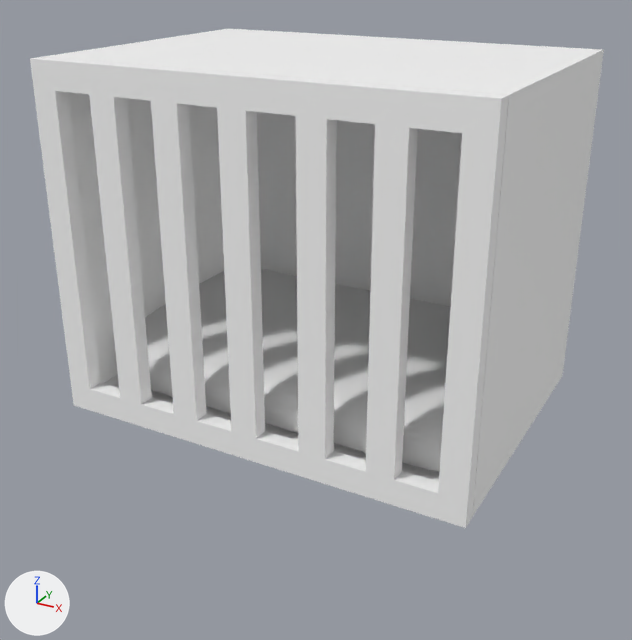
What one commit did to the FBX model 3D modellen/binnenhuis/Bench.fbx.
Both versions are drawn from a camera (50 mm lens) standing at (0.733, -1.114, 0.836) and looking at (0.053, 0.121, 0.218). The lights are fixed; the arrows at lower left show +X, +Y and +Z. Where no turn or scale is listed for an object, it has been applied to the vertices.

Objects in the first picture: 'Bench_2', 'Deur', 'Kussen'.
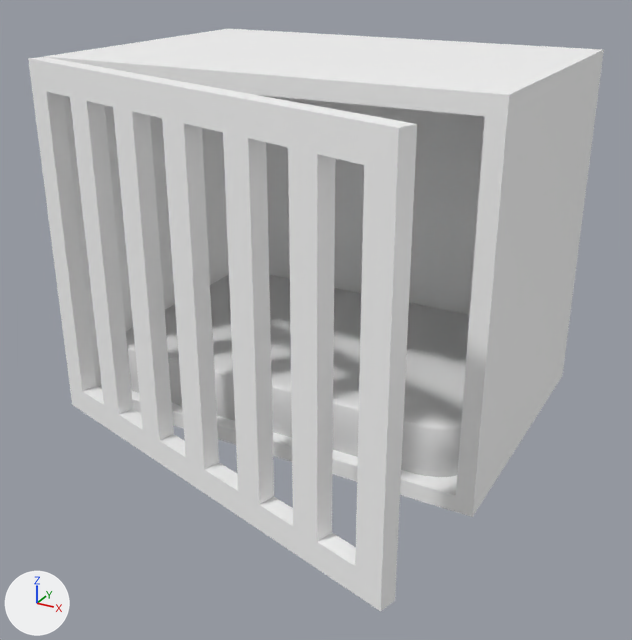
Commit message: bench test

ob_bench is not drawn itself; it is the parent of ob_kussen.

Where the newer file only moved an object's origin or applied its transform, the numbers keep the older frame.

Scene script edits in JSON lines:
```json
{"block": "me_mesh", "where": "# used by ob_kussen; parent = ob_bench; location = (0.0, 8.702, -25.84)"}
{"op": "remove", "block": "me_mesh", "code": "me_mesh.from_pydata(...)  # 2050 vertices, 2048 faces; spans x -35.8..35.8, y -5.7..5.7, z -23.2..23.2"}
{"op": "add", "block": "me_mesh", "code": "me_mesh.from_pydata(...)  # 248 vertices, 266 faces; spans x -100.0..100.0, y -100.0..100.0, z -100.0..100.0"}
{"block": "me_mesh", "change": "me_mesh part 1: 2050 vertices removed from x -35.8..35.8, y -5.7..5.7, z -23.2..23.2; 248 vertices added at x -100.0..100.0, y -100.0..100.0, z -100.0..100.0"}
{"block": "me_mesh_002", "where": "me_mesh_002.from_pydata(...)  # 56 vertices, 46 faces; spans x -0.4..0.4, y -0.015..0.015, z -0.325..0.325"}
{"block": "me_mesh_002", "where": "# used by ob_deur; location = (0.0, -0.017, 0.325)"}
{"block": "me_mesh_002", "change": "me_mesh_002 part 2: the whole mesh is turned -16.6 degrees about the z axis through its middle, then moved by (-0.017, -0.114, 0.0)"}
{"op": "set", "path": "ob_kussen.location", "old": "(0.0, 8.702, -25.84)", "new": "(0.0, 5.702, 1.657)"}
{"op": "set", "path": "ob_kussen.scale", "old": "(1.0, 1.0, 1.0)", "new": "(0.358, 0.0573, 0.232)"}
{"op": "set", "path": "ob_bench.location", "old": "(0.0, 0.0, 0.0)", "new": "(0.0, 0.275, 0.015)"}
```

Boxes [x1, y1, x2, y2] around the edits, measured in the pictures (632 x 640 px):
```json
{"object": "Deur", "change": "mesh turned", "before": [30, 57, 509, 528], "after": [28, 57, 417, 611]}
{"object": "Kussen", "change": "reshaped, moved, rescaled", "before": [116, 269, 451, 472], "after": [126, 275, 470, 477]}
```
